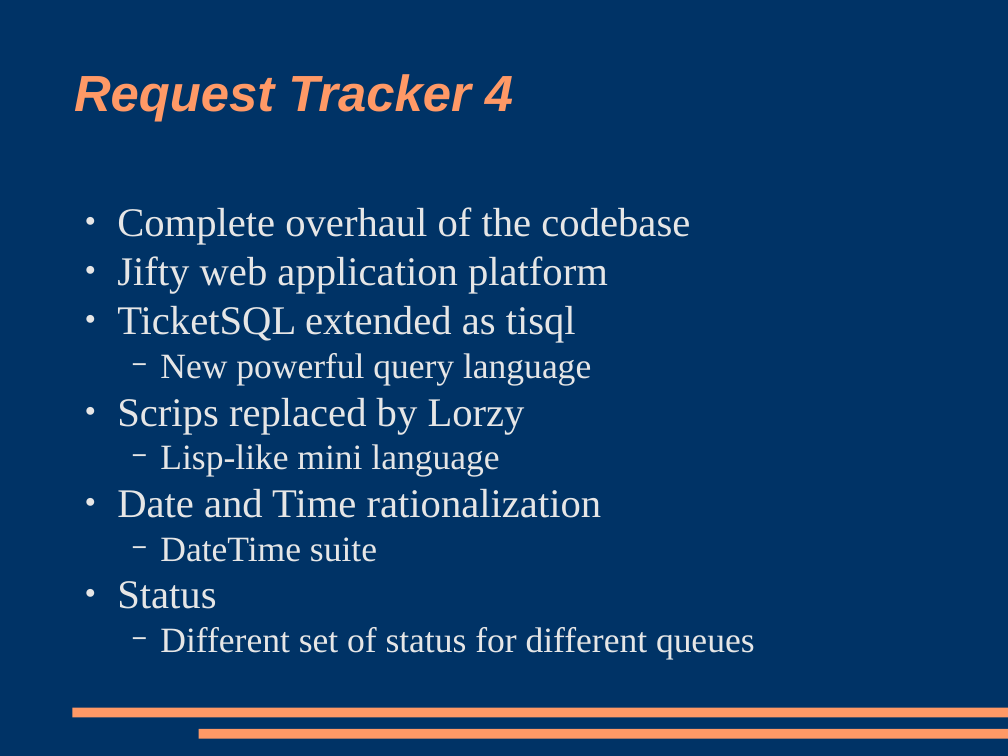
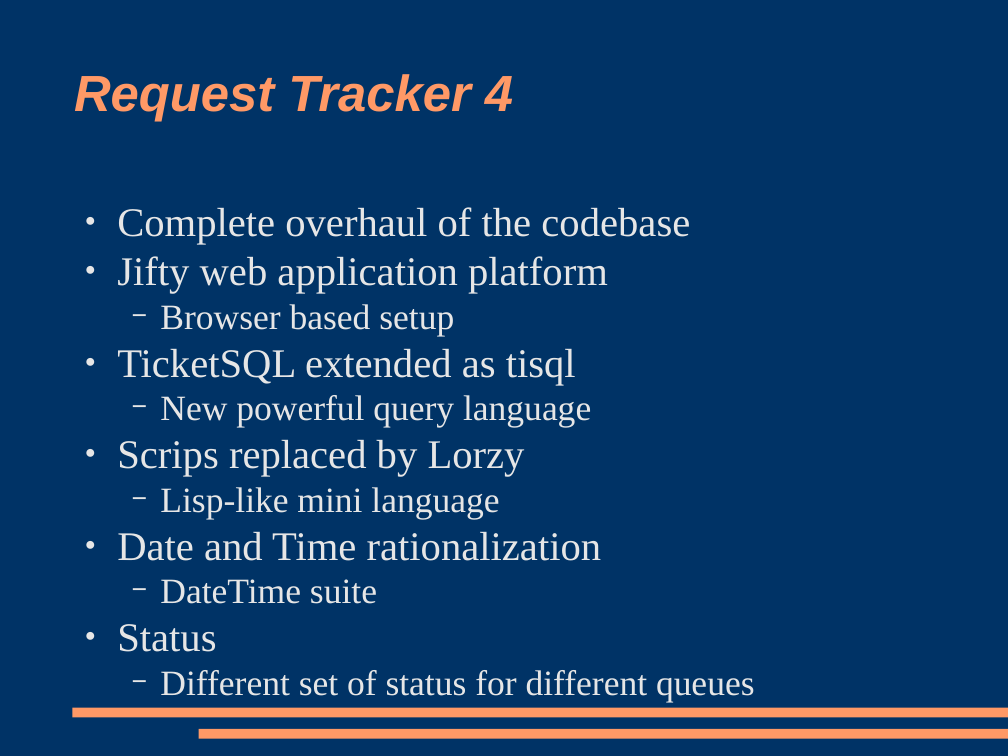
Before and after one commit to racke/Presentations, a slide deck: slide 36 of yapc2009/rt38.odp (slide 30 before the commit). Drawn at 1008x756 pixels with LibreOffice and Linux fonts; fonts in the diff are those of the drawing. Boxes give left, top, right and bottom in pixels: in the first picture for what was removed or moved away, otherwise in the second. Text is boxed around its words. In the diff, an @@ line names an element or a change of style, - is before the commit and + after.

```diff
--- a/yapc2009/rt38.odp
+++ b/yapc2009/rt38.odp
@@ text at [160,304,454,336]: paragraph added @@
+  − Browser based setup
```
Also in this commit, not shown: 6 other slides changed, 6 slides added.
